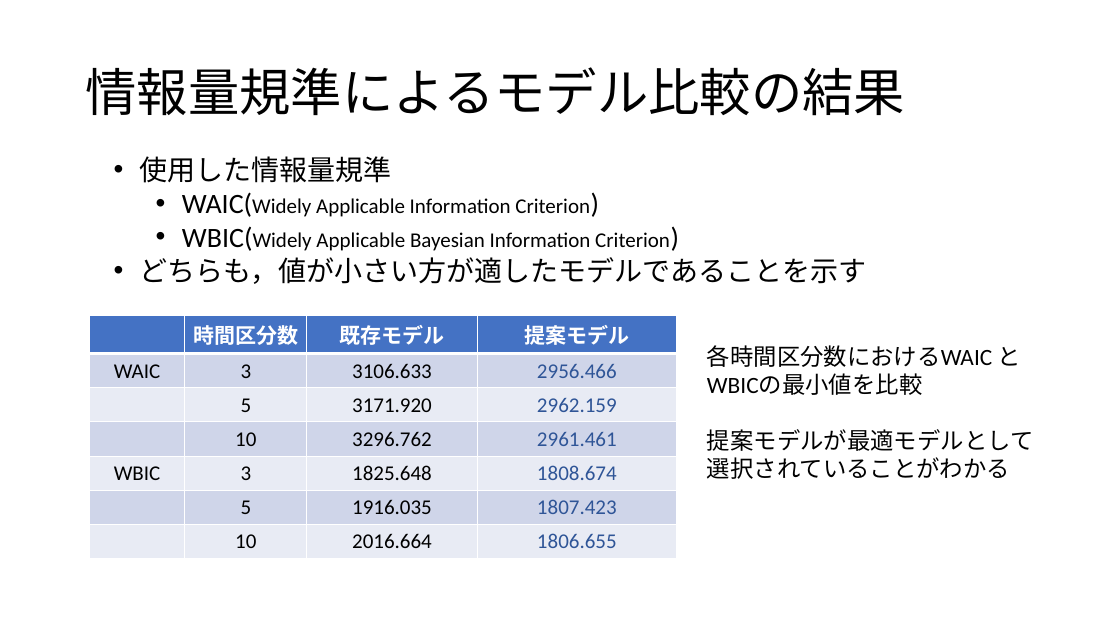
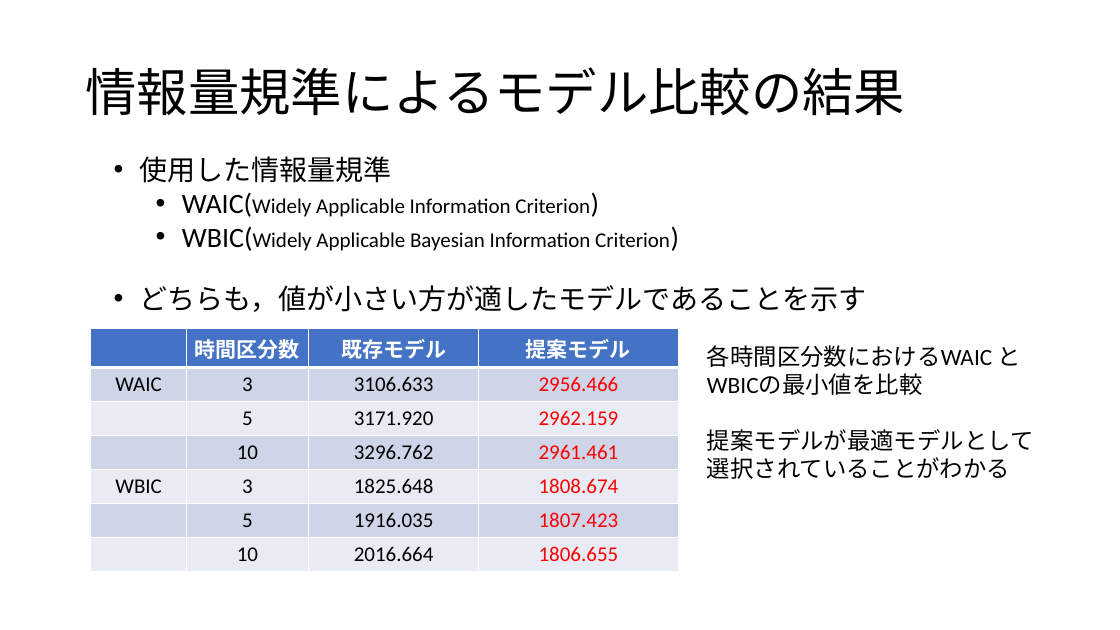
Before and after one commit to Mayu925/lab, a slide deck: slide 14 of chukan/発表スライド.pptx. Drawn at 1120x630 pixels with LibreOffice and Linux fonts; fonts in the diff are those of the drawing. Boxes give left, top, right and bottom in pixels: in the first picture for what was removed or moved away, otherwise in the second. Text is boxed around its words. In the diff, an @@ line names an element or a change of style, - is before the commit and + after.

```diff
--- a/chukan/発表スライド.pptx
+++ b/chukan/発表スライド.pptx
@@ text "使用した情報量規準" rewrapped from bbox=[140, 156, 867, 284] to bbox=[140, 156, 867, 312] @@
@@ table at bbox=[91, 329, 678, 567] @@
@@ text colour #2F5597 to #FF0000 in "2956.466", "2962.159", "2961.461", "1808.674" and 2 more places @@
@@ table: place and size @@
-table at bbox=[89, 315, 676, 554]
+table at bbox=[91, 329, 678, 567]
```
Also in this commit, not shown: 1 other slide changed, 1 slide added.
